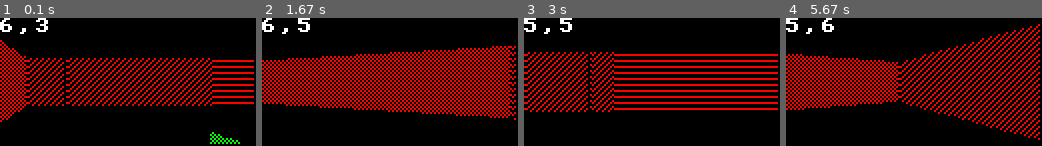
Above: before the commit, frames 1-4 (left to right).
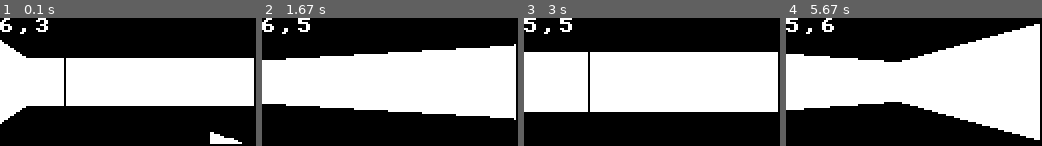
Above: after the commit, the same moments.

Repository: indigoparadox/mood
Game: pygame game, started from mood.py
The game is run twice, just before and just after one commit, with the same random seed, the same clock (stepped at 60 frames per second) and the same inputs.
Inputs:
- Up to frame 1 (0.1 s): no input
- Up to frame 2 (1.67 s): hold Right 0.33-0.8 s; hold Up 0.83-1.13 s; hold Right 1.17-1.63 s
- Up to frame 3 (3 s): hold Left 1.67-2.2 s; hold Left 2.23-2.63 s; hold Up from 2.67 s (still down)
- Up to frame 4 (5.67 s): release Up at 3.03 s; hold Right 3.07-3.7 s; hold Left 3.73-4.2 s; hold Right 4.23-4.7 s; hold Up 4.73-5.03 s; hold Right 5.07-5.53 s; hold Left from 5.57 s (still down)

The runs differ from the first frame. In frame 1, 39% of the frame differs, in the area x 0-100%, y 17-99%; in frame 2, 45%; in frame 3, 46%; in frame 4, 51%, in the area x 0-100%, y 4-96%.

Commit message:
Added command line args.

Diff:
--- a/mood.py
+++ b/mood.py
@@ -22,14 +22,18 @@
 START = 0
 END = 1
 
-def pick_wall_pattern( wall ):
-   return Gfx.PATTERN_STRIPES_DIAG_1 if GridWall.SIDE_NS == wall.side else \
-   Gfx.PATTERN_HASH
+def pick_wall_pattern( wall, use_patterns ):
+   if use_patterns:
+      return Gfx.PATTERN_STRIPES_DIAG_1 if GridWall.SIDE_NS == wall.side else \
+      Gfx.PATTERN_HASH
+   return Gfx.PATTERN_FILLED
 
-def pick_top_pattern( wall ):
-   return Gfx.PATTERN_STRIPES_HORIZ
+def pick_top_pattern( wall, use_patterns ):
+   if use_patterns:
+      return Gfx.PATTERN_STRIPES_HORIZ
+   return Gfx.PATTERN_FILLED
 
-def mood( pyg, screen_sz=(SCREEN_W, SCREEN_H), zoom=ZOOM, use_color=False ):
+def mood( pyg, screen_sz, zoom, use_color, use_patterns ):
    gfx = Gfx( pyg, screen_sz, zoom )
    gmap = GridMap( DefaultMap, DefaultMapTiles )
    cam = GridCam( gmap )
@@ -86,7 +90,7 @@
                else:
                   color = (255, 255, 255)
                gfx.line( color, x, wall.draw[START], wall.draw[END], \
-                  pick_wall_pattern( wall ) )
+                  pick_wall_pattern( wall, use_patterns ) )
 
             if GridWall.FACE_BACK == wall.face:
                last_wall_top = wall.draw[START];
@@ -94,7 +98,7 @@
                if use_color:
                   color = wall.tile['color']
                gfx.line( color, x, last_wall_top, wall.draw[START], \
-                  pick_top_pattern( wall ) )
+                  pick_top_pattern( wall, use_patterns ) )
                last_wall_top = 0
 
       # Draw the UI.
@@ -106,8 +110,32 @@
       gfx.wait( 10 )
 
 if '__main__' == __name__:
+
+   screen_sz=(SCREEN_W, SCREEN_H)
+   zoom=ZOOM
+   use_color=False
+
    try:
       import pygame
+
+      import argparse
+
+      parser = argparse.ArgumentParser()
+
+      parser.add_argument( '-z', '--zoom', type=int )
+      parser.add_argument( '-r', '--res', nargs="+", type=int )
+      parser.add_argument( '-c', '--color', action='store_true' )
+      parser.add_argument( '-p', '--patterns', action='store_true' )
+
+      args = parser.parse_args()
+
+      if None != args.zoom:
+         zoom = args.zoom
+      use_color = args.color
+      use_patterns = args.patterns
+      if None != args.res:
+         screen_sz = tuple( args.res )
+
    except ImportError:
       import upygame as pygame
-   mood( pyg=pygame, use_color=True )
+   mood( pygame, screen_sz, zoom, use_color, use_patterns )
